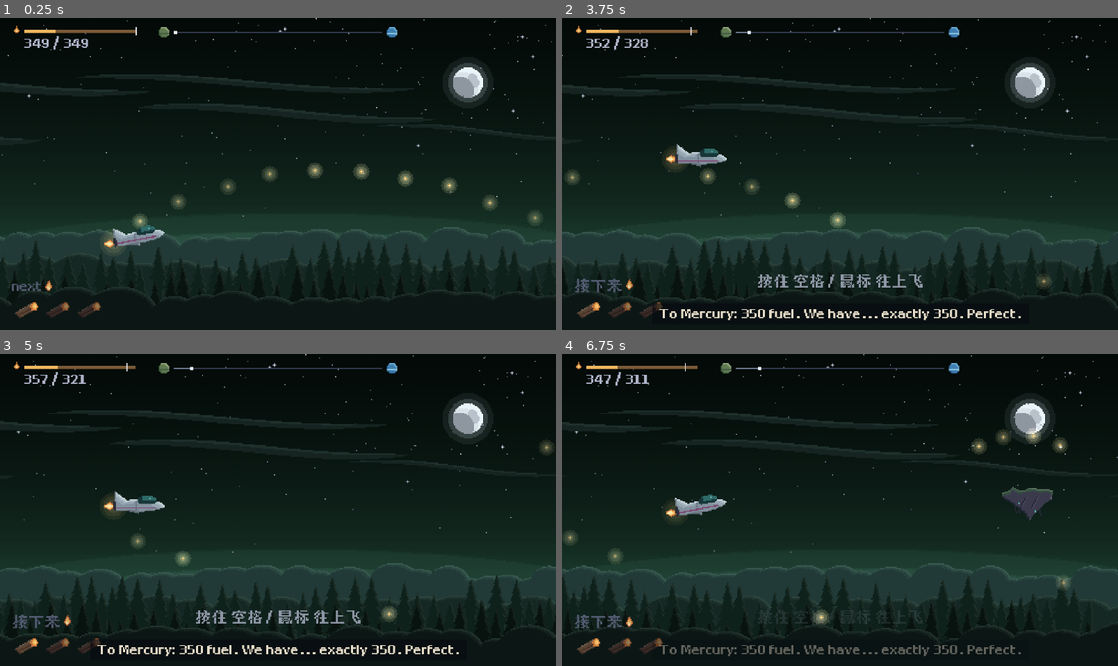
Above: before the commit, frames 1-4 (two rows, left to right).
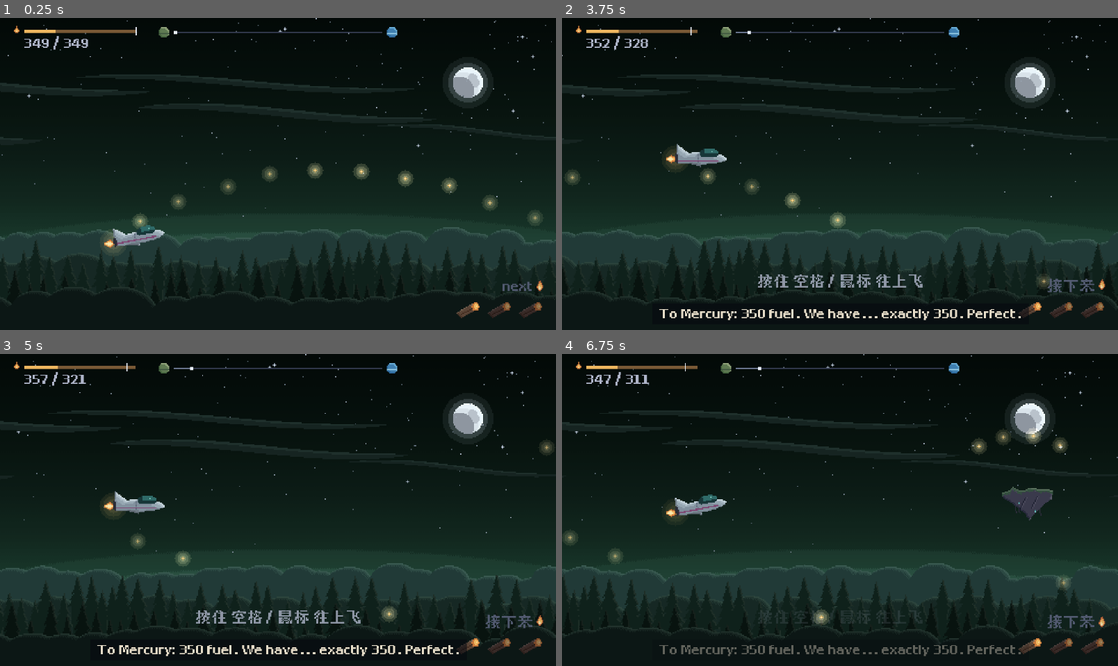
Above: after the commit, the same moments.

Repository: mu142857/The-Cloud
Game: Godot game, scene res://scenes/flight_test.tscn
Same seed, same stepped clock (60 frames per second), same inputs: the game is played once before the commit and once after it. This scene is started directly instead of the project's main scene.
Inputs (mouse positions are in pixels of both pictures, inside the frame that each line leads up to):
- Up to frame 1 (0.25 s): no input
- Up to frame 2 (3.75 s): tap Enter (ui_accept) at 0.5, 0.77, 1.07 s; move the mouse to (962, 158) at 0.52 s; hold Right (ui_right) 0.53-1.25 s; hold Shift 0.53-1.25 s; click (962, 158) at 0.67 s; drag from (728, 189) to (812, 236) at 1.27 s; move the mouse to (895, 105) at 2.02 s; hold Right (ui_right) 2.03-2.75 s; tap Keypad Enter at 2.1 s; drag from (812, 236) to (673, 127) at 2.77 s; move the mouse to (1006, 220) at 3.52 s; hold Left (ui_left) from 3.53 s (still down); tap L at 3.6 s
- Up to frame 3 (5 s): tap Enter (ui_accept) at 3.77, 4.07 s; release Left (ui_left) at 4.25 s; drag from (111, 463) to (194, 432) at 4.27 s
- Up to frame 4 (6.75 s): move the mouse to (867, 510) at 5.02 s; hold Down (ui_down) 5.03-5.75 s; tap B at 5.1 s; click (867, 510) at 5.17 s; drag from (756, 432) to (728, 525) at 5.77 s; move the mouse to (962, 494) at 6.52 s; hold Up from 6.53 s (still down); hold Shift from 6.53 s (still down)

The runs differ from the first frame. In frame 1, 0.8% of the frame differs, in the area x 2-98%, y 84-97%; in frame 2, 0.9%; in frame 3, 0.9%; in frame 4, 1.0%, in the area x 2-98%, y 83-97%.

Commit message:
Update before sleep

Diff:
--- a/云/scripts/flight_course.gd
+++ b/云/scripts/flight_course.gd
@@ -43,9 +43,9 @@
 	_birds(0.31 * D, 92)
 	_storm(0.385 * D)
 	_rock("a", 0.50 * D, 64, 5.0, 6.0)
-	_rock("c", 0.515 * D, 196, 5.0, 5.0)
+	_rock("c", 0.515 * D, 214, 5.0, 5.0)
 	_birds(0.585 * D, 168)
-	_rock("b", 0.655 * D, 206, 6.0, 6.5)
+	_rock("b", 0.655 * D, 222, 6.0, 6.5)
 	_storm(0.73 * D)
 	_rock("a", 0.84 * D, 118, 8.0, 5.0)
 	# ---- 光点
--- a/云/scripts/flight_end.gd
+++ b/云/scripts/flight_end.gd
@@ -58,7 +58,7 @@
 			var mx := x
 			for it in mats:
 				draw_texture(it.tex, Vector2(mx, y + 2), Color(0.8, 0.8, 0.85, la * 0.75))
-				mx += 14
+				mx += 20
 			y += 30
 		if list.is_empty():
 			_txt(FlightText.t("none"), Vector2(x, y + 12), Color(Color("59617a"), la))
--- a/云/scripts/flight_hud.gd
+++ b/云/scripts/flight_hud.gd
@@ -3,7 +3,7 @@
 ##   上方：到水星的进度条（左端木星、右端水星的小图标，一颗小亮点是飞船）
 ##   左上：燃料表。条的整宽 = 起飞时要的燃料。亮琥珀 = 引擎里正在烧的，暗琥珀 = 排队等着自动烧的材料，
 ##         白色小竖线 = 到终点还要多少；够不着那条线的那一段画成暗玫瑰色的虚线 = 还差多少（私人物品不算在里面）。
-##   左下：接下来要烧的两三件（小图标），第一件头上一小簇火。
+##   右下：接下来要烧的两三件（小图标，最左边那件是下一件）。左下留给飞船贴底飞。
 ##   下方中间：晨的旁白（一行字幕）；物品自动烧掉时的小提示（+40 发光木头）往上飘。
 
 const JUP := preload("res://art/flight/icon_jupiter.png")
@@ -11,6 +11,7 @@
 const DROP := preload("res://art/flight/ui_drop.png")
 const FLAME := preload("res://art/flight/ui_flame.png")
 
+const QX := 391.0               # 「接下来」那排小图标的左边（右下角）
 const C_DIM := Color("3a4158")
 const C_TXT := Color("aeb4c8")
 const C_AMBER := Color("f0b860")
@@ -38,7 +39,7 @@
 var _t := 0.0
 
 
-func toast(text: String, icon: Texture2D, p := Vector2(12, 222), col := C_AMBER) -> void:
+func toast(text: String, icon: Texture2D, p := Vector2(346, 224), col := C_AMBER) -> void:
 	toasts.append({"text": text, "icon": icon, "age": 0.0, "p": p, "c": col})
 
 
@@ -64,15 +65,15 @@
 	# ---- 紧急模式：天花板压下来（上面一片暗，边上一行稀疏的点）
 	if ceil_a > 0.0 and ceiling_y > 2.0:
 		var cy := roundf(ceiling_y)
-		var dark := Color(0.01, 0.02, 0.05, 0.5 * ceil_a)
+		var dark := Color(0.01, 0.02, 0.06, 0.55 * ceil_a)
+		var frost := Color(0.62, 0.72, 0.9, 0.4 * ceil_a)
 		draw_rect(Rect2(0, 0, 480, cy - 4), dark)
 		for row in 4:
 			var yy := cy - 4 + row
 			var step := 2 if row < 2 else 4
-			var off := row % 2
-			var xx := off
+			var xx := float(row % 2) + float(int(_t * 8.0) % 2) * (2.0 if row >= 2 else 0.0)
 			while xx < 480:
-				draw_rect(Rect2(xx, yy, 1, 1), dark)
+				draw_rect(Rect2(xx, yy, 1, 1), frost if row == 1 or row == 3 else dark)
 				xx += step
 	# ---- 进度条
 	var x0 := 150.0
@@ -115,11 +116,12 @@
 		var sx := bx + 4 + FlightText.font().get_string_size("%d / %d" % [have, int(roundf(need_left))], 0, -1, FlightText.SIZE).x + 4
 		_text(FlightText.t("short") % int(roundf(short_shown)), Vector2(sx, by + 16) + shake, Color(C_SHORT, a))
 	# ---- 接下来要烧的
-	var qx := 10.0
+	var qx := QX
 	var qy := 240.0
 	var label := FlightText.t("no_more") if round_over else FlightText.t("next")
-	_text(label, Vector2(qx, qy - 4), Color(Color("59617a") if not round_over else C_SHORT, a * 0.9))
 	var lw := FlightText.font().get_string_size(label, HORIZONTAL_ALIGNMENT_LEFT, -1, FlightText.SIZE).x
+	var lx := roundf(470.0 - lw - (10.0 if not round_over else 0.0))
+	_text(label, Vector2(lx, qy - 4), Color(Color("59617a") if not round_over else C_SHORT, a * 0.9))
 	var i := 0
 	for q in queue_icons:
 		if i >= 3:
@@ -135,7 +137,7 @@
 			draw_rect(Rect2(p + Vector2(10, 25), Vector2(4, 1)), Color(Color("b9a8c8"), a * (1.0 if i == 0 else 0.5)))
 		i += 1
 	if not queue_icons.is_empty() and not round_over:
-		draw_texture(FLAME, Vector2(qx + roundf(lw) + 3, qy - 14) + Vector2(0, roundf(sin(_t * 5.0))), Color(1, 1, 1, a * 0.9))
+		draw_texture(FLAME, Vector2(lx + roundf(lw) + 3, qy - 14) + Vector2(0, roundf(sin(_t * 5.0))), Color(1, 1, 1, a * 0.9))
 	# ---- 自动烧掉的小提示
 	for q in toasts:
 		var u: float = q.age / 2.2
--- a/云/scripts/flight_ship.gd
+++ b/云/scripts/flight_ship.gd
@@ -8,7 +8,7 @@
 const ACC := 2.7          # 追目标速度的快慢（越大越跟手，越小越飘）
 const EDGE_SOFT := 3.0    # 离上下边界每差 1 像素，最大速度减这么多（贴边时慢慢停住，不会「撞墙」）
 const TOP := 34.0
-const BOTTOM := 236.0
+const BOTTOM := 228.0
 const EMERG_UP := 0.42    # 紧急模式：上升只剩这么多
 
 const SHIP_TEX := preload("res://art/flight/ship.png")
--- a/云/scripts/flight_test.gd
+++ b/云/scripts/flight_test.gd
@@ -12,7 +12,7 @@
 ##   使坏：飞到 SABOTAGE_AT 时一阵颠簸，队列里的 SABOTAGE_WOOD 块木头掉出飞船。
 ##
 ## 命令行（-- 后面）：
-##   --bot=none|random|good   自动玩（不按 / 随机按 / 尽量躲障碍吃光点）；不给 = 人玩
+##   --bot=none|random|okay|good   自动玩（不按 / 随机按 / 反应慢的「还行的人」/ 尽量躲障碍吃光点）；不给 = 人玩
 ##   --card=keep|burn         机器人在决定卡上一律选什么（默认 burn）
 ##   --seed=N                 光点抖动、障碍相位、随机机器人
 ##   --speed=倍数             Engine.time_scale
@@ -29,13 +29,13 @@
 const START_TANK := 100.0        # 起飞时引擎里已经有的
 const FEED_AT := 6.0             # 油箱低于这个就烧下一件
 const MOTE_FUEL := 6.0           # 一个光点
-const EMERG_MOTE_MULT := 3.0     # 紧急模式时光点给的倍数
+const EMERG_MOTE_MULT := 2.0     # 紧急模式时光点给的倍数
 const LEAK_TIME := 4.0           # 撞一下漏几秒油
 const LEAK_RATE := 3.0           # 漏油时每秒多掉多少
 const HIT_COOLDOWN := 1.8        # 撞完这么久里不会再撞
 const SABOTAGE_AT := 0.15
 const SABOTAGE_WOOD := 3
-const EMERG_GLIDE := 12.0        # 紧急模式：天花板从顶压到底要几秒
+const EMERG_GLIDE := 8.0         # 紧急模式：天花板从顶压到底要几秒
 const GLIDE_RECOVER := 5.0       # 有油了：天花板几秒回到顶
 const LAST_CHANCE_AT := 0.5      # 天花板压到一半：最后一次机会
 const CARD_SLOW := 0.07          # 决定卡时世界的速度
@@ -45,6 +45,7 @@
 
 const Course := preload("res://scripts/flight_course.gd")
 const Ship := preload("res://scripts/flight_ship.gd")
+const Hud := preload("res://scripts/flight_hud.gd")
 
 @onready var world: Node2D = $Shake
 @onready var ship: Node2D = $Shake/Ship
@@ -316,7 +317,7 @@
 		_burn(e, false)
 		hud.toast("+%d %s" % [int(e.fuel), FlightText.pick(e.name)], e.tex)
 		for k in 10:
-			fx.ember(Vector2(22, 250) + Vector2(randf_range(-6, 6), randf_range(-6, 6)), k * 0.04)
+			fx.ember(Vector2(Hud.QX + 12, 250) + Vector2(randf_range(-6, 6), randf_range(-6, 6)), k * 0.04)
 	else:
 		_open_card(e)
 
@@ -333,7 +334,7 @@
 
 func _open_card(e: Dictionary) -> void:
 	_card_item = e
-	card.keep_target = Vector2(22 + 27 * mini(2, queue.size() - 1), 252)
+	card.keep_target = Vector2(Hud.QX + 12 + 27 * mini(2, queue.size() - 1), 252)
 	card.open_single(e)
 	_card_open_t = real_t
 	stats.cards += 1
@@ -342,7 +343,7 @@
 
 
 func _open_pick(list: Array) -> void:
-	card.keep_target = Vector2(40, 252)
+	card.keep_target = Vector2(Hud.QX + 40, 252)
 	card.open_pick(list)
 	_card_open_t = real_t
 	stats.cards += 1
@@ -571,18 +572,23 @@
 			_plan_t -= dt
 			if _plan_t <= 0.0:
 				_plan_t = 0.1
-				_bot_press = _plan()
+				_bot_press = _plan(2.4)
+		"okay":
+			# 「还行的人」：反应慢（0.35 秒才改一次主意）、只看 1.2 秒远，四次里有一次走神乱按
+			_plan_t -= dt
+			if _plan_t <= 0.0:
+				_plan_t = 0.35
+				_bot_press = _plan(1.2) if _rng.randf() > 0.25 else _rng.randf() < 0.5
 
 
 const _PLANS := [[false, 9.0], [true, 0.1], [true, 0.2], [true, 0.35], [true, 0.5], [true, 0.75], [true, 1.0],
 	[true, 1.4], [true, 9.0], [false, 0.2], [false, 0.4], [false, 0.7], [false, 1.0], [false, 1.5]]
 
 
-func _plan() -> bool:
+func _plan(H: float) -> bool:
 	## 把每个按键计划往前模拟 2.4 秒（用和真飞船一样的 step），吃到光点 +，撞到 -，选最好的。
 	var best := -1e9
 	var best_press := false
-	var H := 2.4
 	var h := 1.0 / 20.0
 	var ceil_y: float = ship.ceiling
 	for plan in _PLANS:
--- a/云/scripts/flight_text.gd
+++ b/云/scripts/flight_text.gd
@@ -22,7 +22,7 @@
 	"fuel": {"en": "fuel", "zh": "燃料"},
 	"short": {"en": "short %d", "zh": "还差 %d"},
 	"next": {"en": "next", "zh": "接下来"},
-	"no_more": {"en": "nothing left I want to burn", "zh": "没有想烧的了"},
+	"no_more": {"en": "keeping the rest", "zh": "剩下的都留着"},
 	"arrive_title": {"en": "Mercury.", "zh": "水星。"},
 	"arrive_sub": {"en": "We made it.", "zh": "到了。"},
 	"crash_title": {"en": "Mercury, anyway.", "zh": "还是落到了水星。"},
